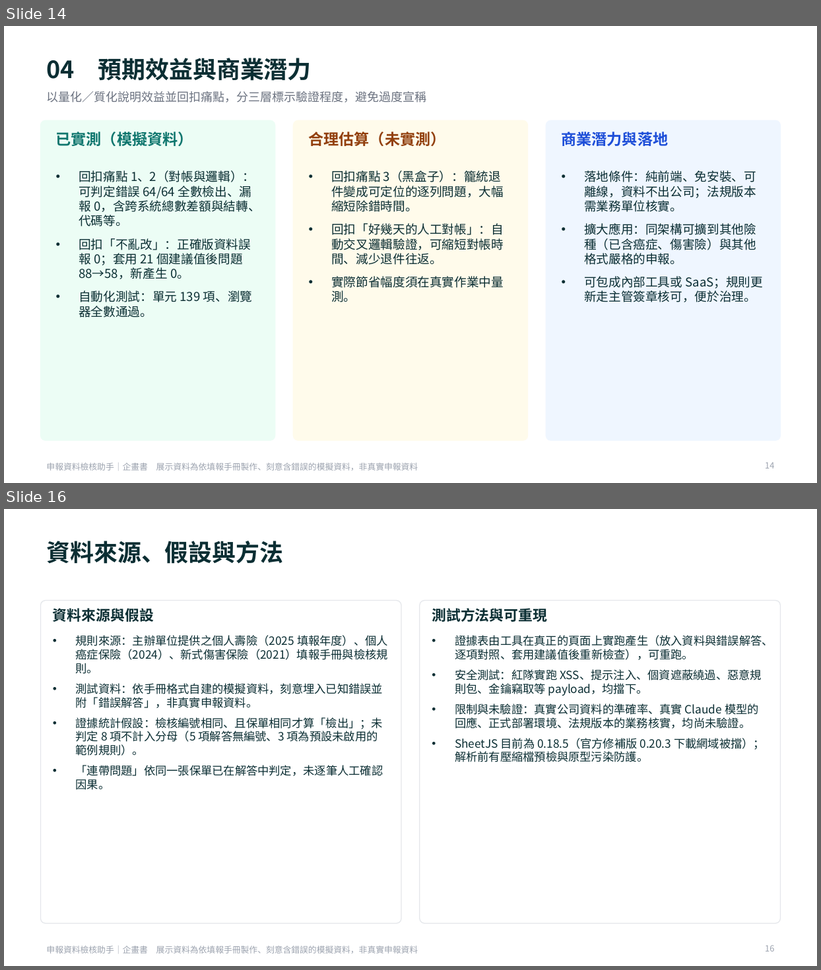
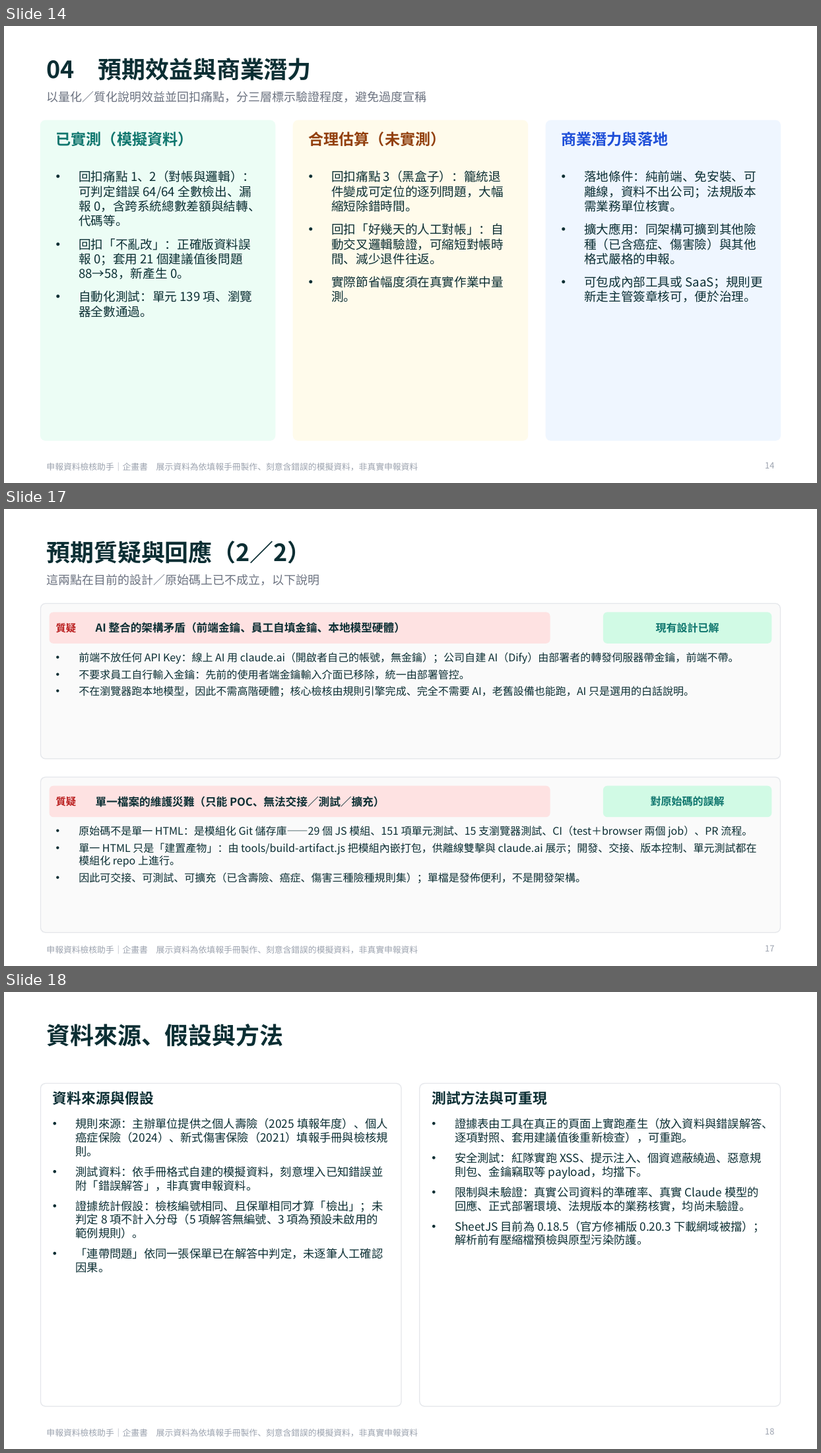
Before and after one commit to p7w97cjtdf-dot/-, a slide deck: docs/evidence/proposal.pptx. Shown one above the other, each under a label of ours: slides 14 and 16 before the commit, slides 14, 17 and 18 after it; the slides between them are not shown. The pictures are 821x970 and 821x1453 pixels, drawn with LibreOffice and Linux fonts; fonts in the diff are those of the drawing. Boxes give left, top, right and bottom in pixels: in the first picture for what was removed or moved away, otherwise in the second. Text is boxed around its words. In the diff, an @@ line names an element or a change of style, - is before the commit and + after.

```diff
--- a/docs/evidence/proposal.pptx
+++ b/docs/evidence/proposal.pptx
@@ slide 17 added at bbox=[4, 509, 817, 966], background #FFFFFF; not listed: 1 template element that a slide beside it also shows @@
@@ title added at bbox=[47, 541, 312, 564], 28 pt, text #0B2E33, bold @@
+預期質疑與回應（2／2）
@@ text added at bbox=[47, 574, 320, 586], 14 pt, text #6B7280 @@
+這兩點在目前的設計／原始碼上已不成立，以下說明
@@ rounded rectangle added at bbox=[40, 603, 781, 759], fill #FAFAFA, outline #E5E7EB 1 pt @@
@@ rounded rectangle added at bbox=[50, 613, 550, 643], fill #FEE2E2, outline #FEE2E2 1 pt @@
@@ text added at bbox=[56, 621, 77, 634], 12 pt, text #B91C1C, bold @@
+質疑
@@ text added at bbox=[96, 622, 405, 633], 13 pt, text #0B2E33, bold @@
+AI 整合的架構矛盾（前端金鑰、員工自填金鑰、本地模型硬體）
@@ rounded rectangle added at bbox=[604, 613, 772, 643], fill #D1FAE5, outline #D1FAE5 1 pt @@
@@ text added at bbox=[656, 623, 719, 633], 12.5 pt, text #0F766E, bold @@
+現有設計已解
@@ text added at bbox=[79, 652, 739, 697], 12.5 pt, text #0B2E33 @@
+• 前端不放任何 API Key：線上 AI 用 claude.ai（開啟者自己的帳號，無金鑰）；公司自建 AI（Dify）由部署者的轉發伺服器帶金鑰，前端不帶。
+• 不要求員工自行輸入金鑰：先前的使用者端金鑰輸入介面已移除，統一由部署管控。
+• 不在瀏覽器跑本地模型，因此不需高階硬體；核心檢核由規則引擎完成、完全不需要 AI，老舊設備也能跑，AI 只是選用的白話說明。
@@ rounded rectangle added at bbox=[40, 778, 781, 933], fill #FAFAFA, outline #E5E7EB 1 pt @@
@@ rounded rectangle added at bbox=[50, 787, 550, 817], fill #FEE2E2, outline #FEE2E2 1 pt @@
@@ text added at bbox=[56, 795, 77, 809], 12 pt, text #B91C1C, bold @@
+質疑
@@ text added at bbox=[96, 796, 385, 807], 13 pt, text #0B2E33, bold @@
+單一檔案的維護災難（只能 POC、無法交接／測試／擴充）
@@ rounded rectangle added at bbox=[604, 787, 772, 817], fill #D1FAE5, outline #D1FAE5 1 pt @@
@@ text added at bbox=[651, 796, 725, 807], 12.5 pt, text #0F766E, bold @@
+對原始碼的誤解
@@ text added at bbox=[79, 826, 756, 884], 12.5 pt, text #0B2E33 @@
+• 原始碼不是單一 HTML：是模組化 Git 儲存庫——29 個 JS 模組、151 項單元測試、15 支瀏覽器測試、CI（test＋browser 兩個 job）、PR 流程。
+• 單一 HTML 只是「建置產物」：由 tools/build-artifact.js 把模組內嵌打包，供離線雙擊與 claude.ai 展示；開發、交接、版本控制、單元測試都在模組化 repo 上進行。
+• 因此可交接、可測試、可擴充（已含壽險、癌症、傷害三種險種規則集）；單檔是發佈便利，不是開發架構。
@@ page number added at bbox=[765, 945, 774, 952], 10 pt, text #9CA3AF @@
+17
@@ what was slide 16 is now slide 18 @@
@@ page number at bbox=[765, 1428, 774, 1435]: text changed @@
-16
+18
```
Also in this commit, not shown: 1 slide changed, 1 other slide added, 1 other file.
